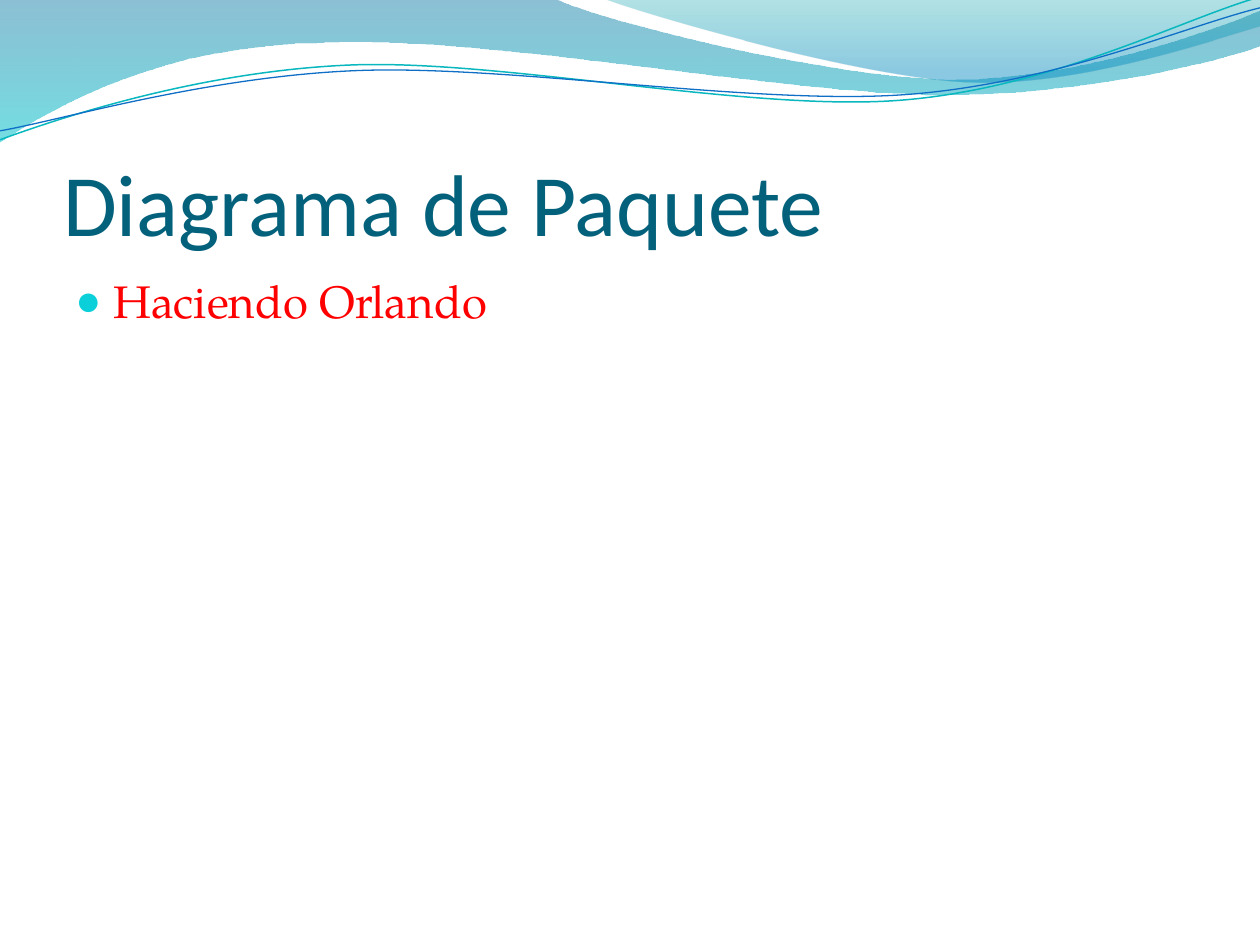
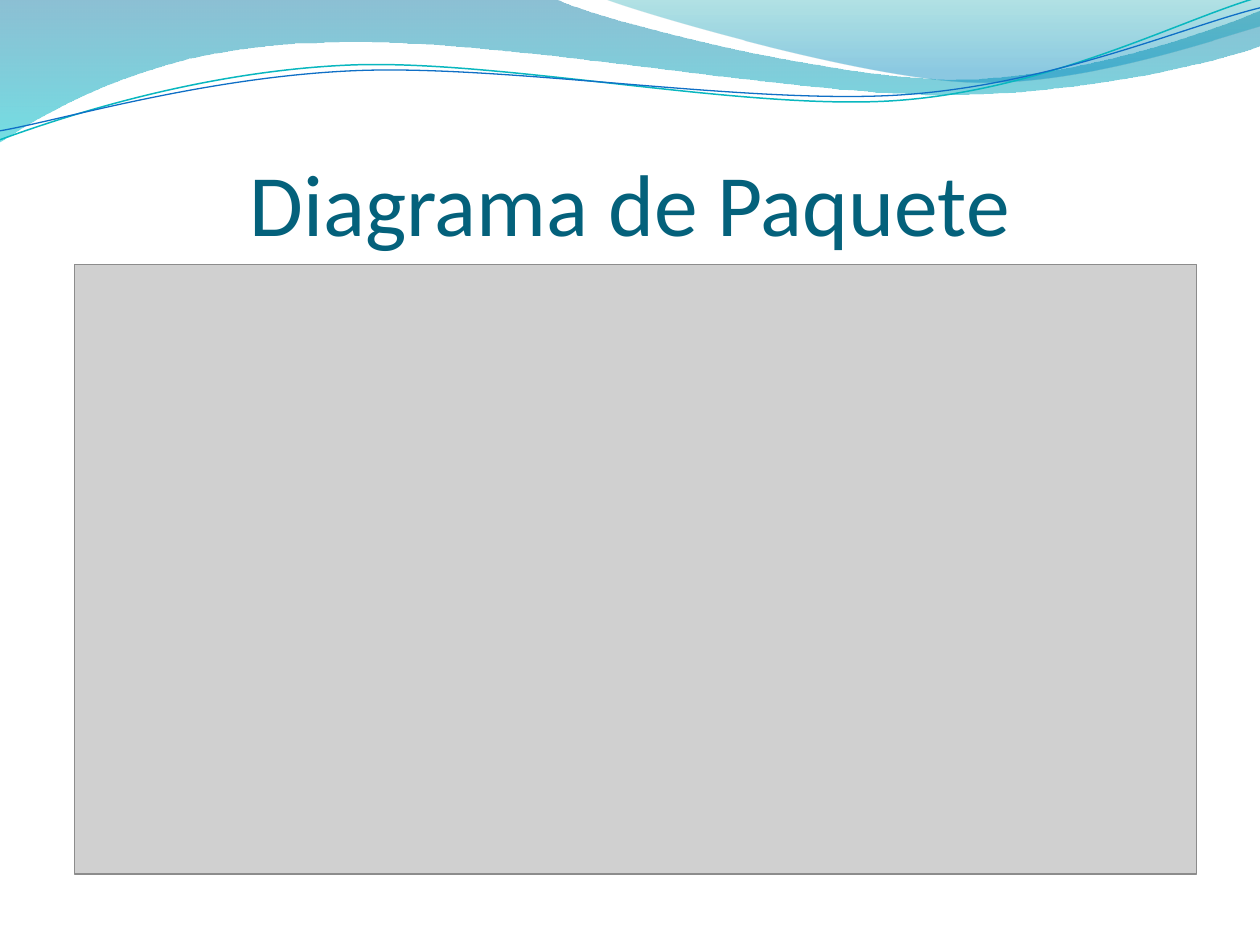
Before and after one commit to francben/proyectoDeliberyApp, a slide deck: slide 29 of Para Presentacion final.pptx (slide 15 before the commit). Drawn at 1260x945 pixels with LibreOffice and Linux fonts; fonts in the diff are those of the drawing; grey boxes stand for pictures; background and template pictures are left out. Boxes give left, top, right and bottom in pixels: in the first picture for what was removed or moved away, otherwise in the second. Text is boxed around its words. In the diff, an @@ line names an element or a change of style, - is before the commit and + after.

```diff
--- a/Para Presentacion final.pptx
+++ b/Para Presentacion final.pptx
@@ title "Diagrama de Paquete" at <box>249,175,1010,251</box>: alignment left to centre @@
@@ picture added at <box>74,265,1197,874</box> @@
@@ text removed at <box>113,285,487,319</box> @@
-● Haciendo Orlando
```
Also in this commit, not shown: 10 other slides changed, 18 slides added, 2 slides removed, 2 other files.
